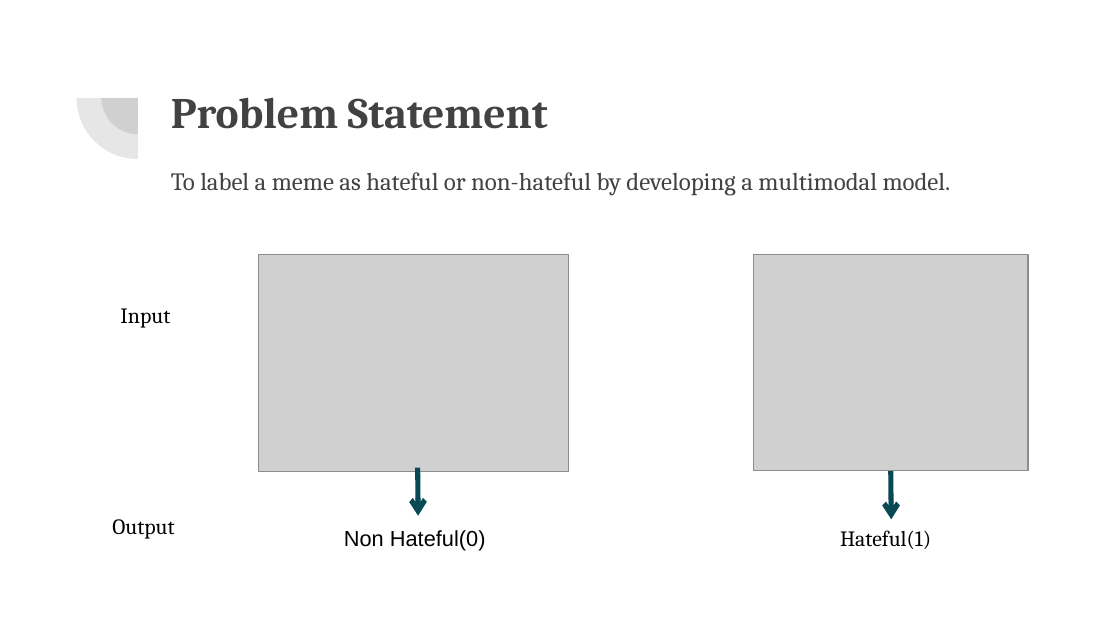
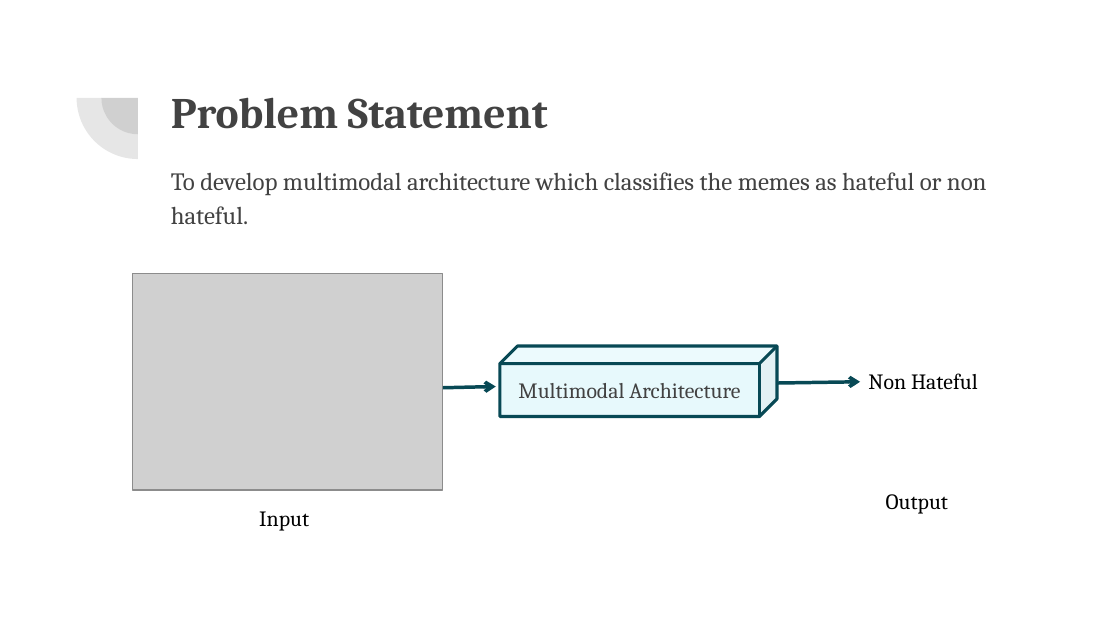
Before and after one commit to VarunBohara/Mini-Project-Documents, a slide deck: slide 5 of MINI PROJECT REVIEW.pptx. Drawn at 1120x630 pixels with LibreOffice and Linux fonts; fonts in the diff are those of the drawing; grey boxes stand for pictures. Boxes give left, top, right and bottom in pixels: in the first picture for what was removed or moved away, otherwise in the second. Text is boxed around its words. In the diff, an @@ line names an element or a change of style, - is before the commit and + after.

```diff
--- a/MINI PROJECT REVIEW.pptx
+++ b/MINI PROJECT REVIEW.pptx
@@ text at (171, 172, 987, 225): text changed @@
-To label a meme as hateful or non-hateful by developing a multimodal model.
+To develop multimodal architecture which classifies the memes as hateful or non hateful.
@@ picture removed at (753, 254, 1027, 470) @@
@@ picture: place and size @@
-picture at (258, 254, 568, 472)
+picture at (132, 273, 442, 491)
@@ cube added at (500, 346, 776, 417), fill #73DDF2 at 17% opacity, outline #084956 2 pt, 14 pt, text #424242 @@
+Multimodal Architecture
@@ arrow added from (442, 388) to (496, 386), #084956 2.25 pt @@
@@ arrow added from (776, 383) to (860, 382), #084956 2.25 pt @@
@@ text at (868, 373, 978, 390): text changed; font Arial to Cambria @@
-Non Hateful(0)
+Non Hateful
@@ arrow removed from (418, 468) to (418, 515) @@
@@ arrow removed from (890, 472) to (892, 520) @@
@@ text "Input": place and size @@
-text "Input" at (120, 308, 170, 328)
+text "Input" at (259, 511, 309, 531)
@@ text "Output": place and size @@
-text "Output" at (112, 519, 174, 539)
+text "Output" at (886, 494, 948, 514)
@@ text removed at (840, 530, 931, 549) @@
-Hateful(1)
```
Also in this commit, not shown: 6 other slides changed, 2 slides added, 2 slides removed.
